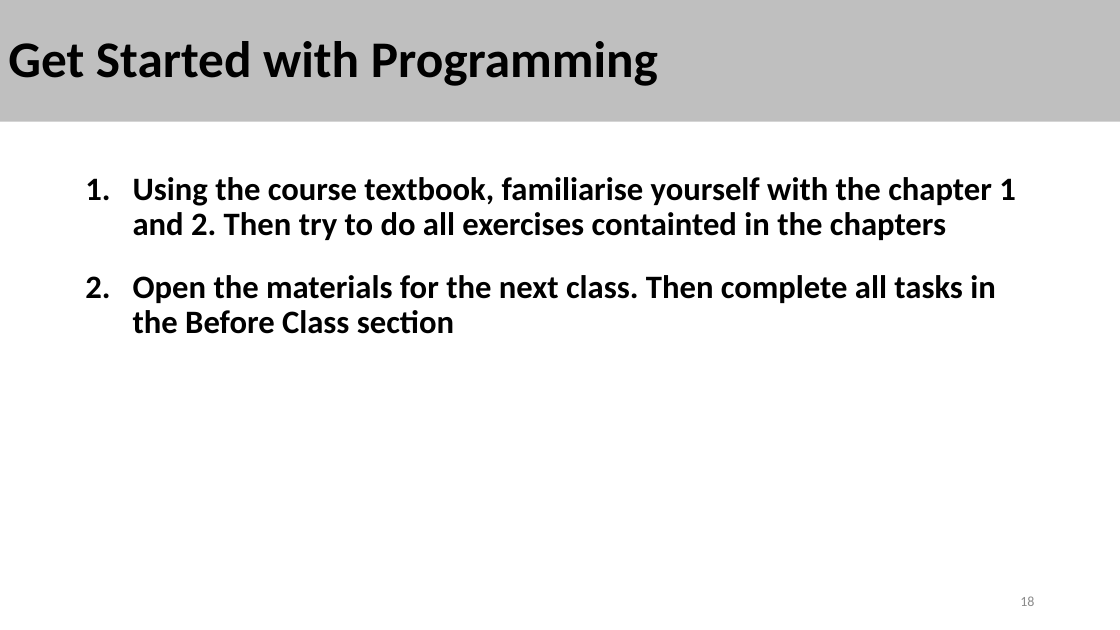
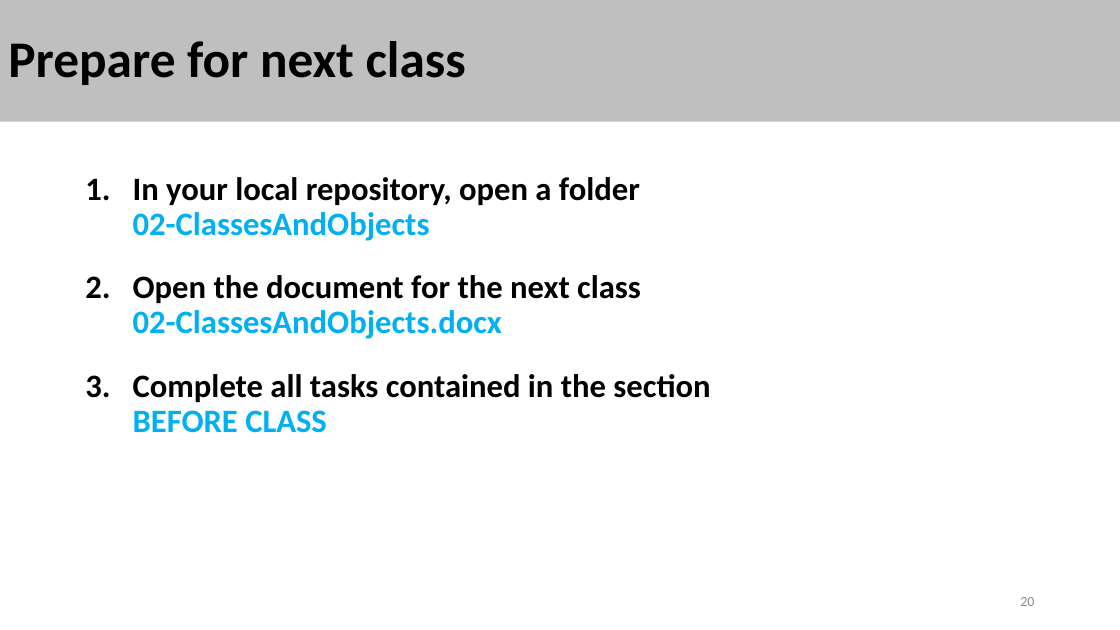
Before and after one commit to stalj/cp3, a slide deck: slide 20 of 01-CourseIntroduction/01-CourseIntroduction.pptx (slide 18 before the commit). Drawn at 1120x630 pixels with LibreOffice and Linux fonts; fonts in the diff are those of the drawing. Boxes give left, top, right and bottom in pixels: in the first picture for what was removed or moved away, otherwise in the second. Text is boxed around its words. In the diff, an @@ line names an element or a change of style, - is before the commit and + after.

Commit message:
first section in progress

```diff
--- a/01-CourseIntroduction/01-CourseIntroduction.pptx
+++ b/01-CourseIntroduction/01-CourseIntroduction.pptx
@@ title at (x1=8, y1=41, x2=466, y2=85): text changed @@
-Get Started with Programming
+Prepare for next class
@@ text at (x1=133, y1=177, x2=710, y2=433): text changed @@
-1. Using the course textbook, familiarise yourself with the chapter 1 and 2. Then try to do all exercises containted in the chapters
-2. Open the materials for the next class. Then complete all tasks in the Before Class section
+1. In your local repository, open a folder
+   02-ClassesAndObjects
+2. Open the document for the next class
+   02-ClassesAndObjects.docx
+3. Complete all tasks contained in the section
+   BEFORE CLASS
@@ page number at (x1=1020, y1=597, x2=1034, y2=606): text changed @@
-18
+20
```
Also in this commit, not shown: 11 other slides changed, 7 slides added, 5 slides removed, 10 other files.
